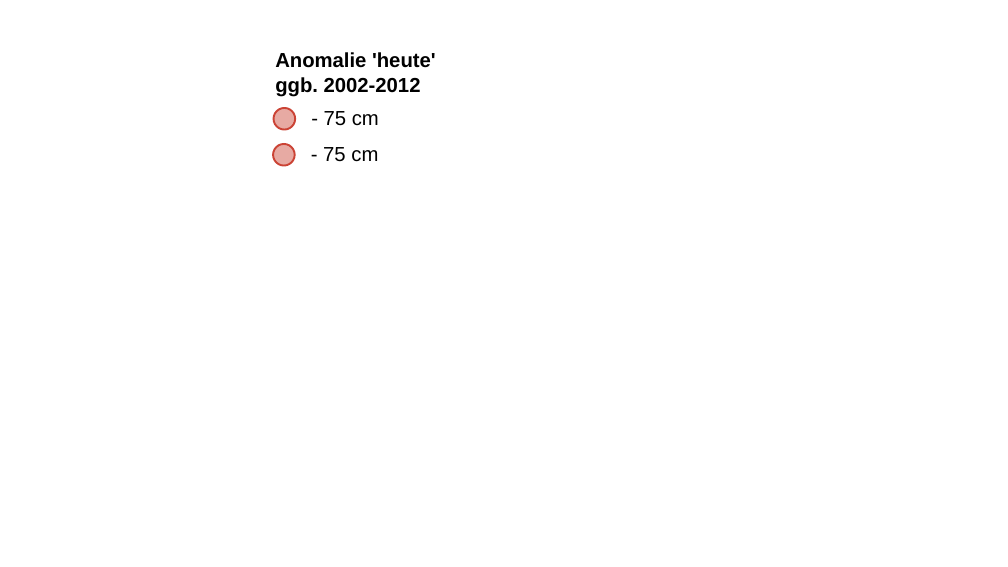
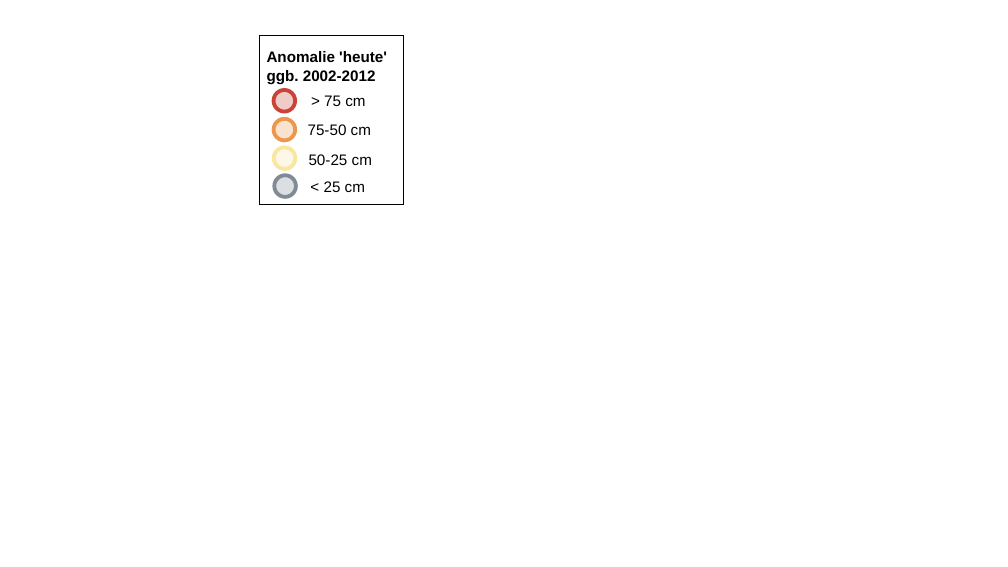
Before and after one commit to heistermann/gw-bb, a slide deck: slide 1 of legend.odp. Drawn at 1008x567 pixels with LibreOffice and Linux fonts; fonts in the diff are those of the drawing. Boxes give left, top, right and bottom in pixels: in the first picture for what was removed or moved away, otherwise in the second. Text is boxed around its words. In the diff, an @@ line names an element or a change of style, - is before the commit and + after.

```diff
--- a/legend.odp
+++ b/legend.odp
@@ text "Anomalie 'heute' ggb. 2002-2012": place and size @@
-text "Anomalie 'heute' ggb. 2002-2012" at (275, 52, 436, 97)
+text "Anomalie 'heute' ggb. 2002-2012" at (267, 51, 387, 84)
@@ text "Anomalie 'heute' ggb. 2002-2012" at (267, 51, 387, 84): size 16 to 12 pt @@
@@ rectangle added at (259, 36, 402, 204), fill #FFFFFF at 50% opacity, outline #000000 0 pt @@
@@ ellipse: place and size @@
-ellipse at (273, 108, 295, 130)
+ellipse at (273, 119, 295, 141)
@@ ellipse at (273, 119, 295, 141): fill #CB4335 at 45% opacity to #EB984E at 27% opacity; outline #CB4335 1.5 pt to #EB984E 3 pt @@
@@ ellipse added at (273, 90, 295, 112), fill #CB4335 at 27% opacity, outline #CB4335 3 pt @@
@@ text at (324, 95, 365, 106): text changed; size 16 to 12 pt @@
-- 75 cm
+> 75 cm
@@ ellipse at (273, 147, 295, 169): fill #CB4335 at 45% opacity to #F9E79F at 27% opacity; outline #CB4335 1.5 pt to #F9E79F 3 pt @@
@@ text at (308, 124, 371, 135): text changed; size 16 to 12 pt @@
-- 75 cm
+75-50 cm
@@ ellipse added at (274, 176, 296, 198), fill #808B96 at 27% opacity, outline #808B96 3 pt @@
@@ text added at (309, 154, 372, 165), 12 pt, text #000000 @@
+50-25 cm
@@ text added at (324, 181, 365, 192), 12 pt, text #000000 @@
+< 25 cm
```
Also in this commit, not shown: 4 other files.
